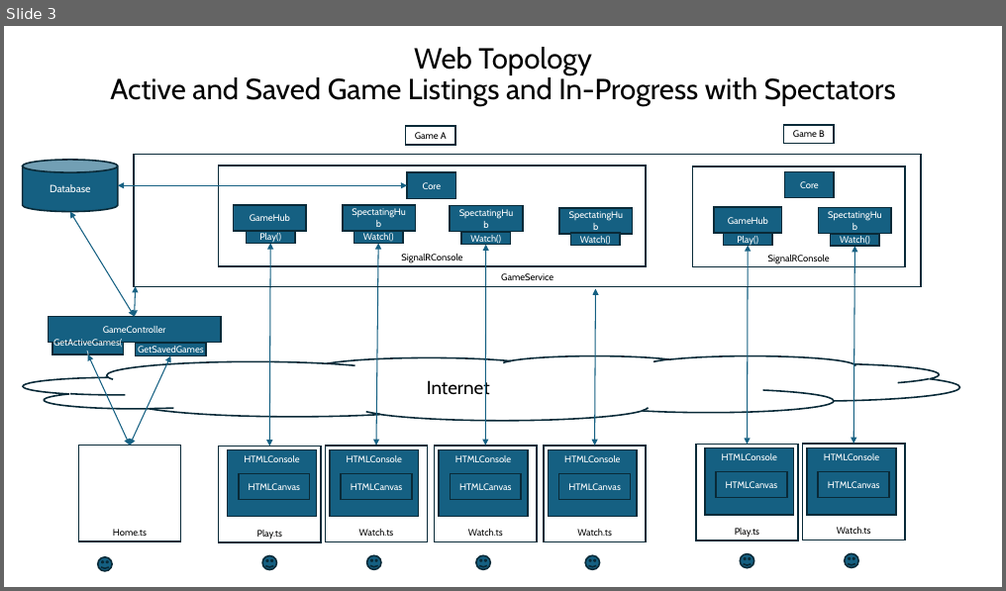
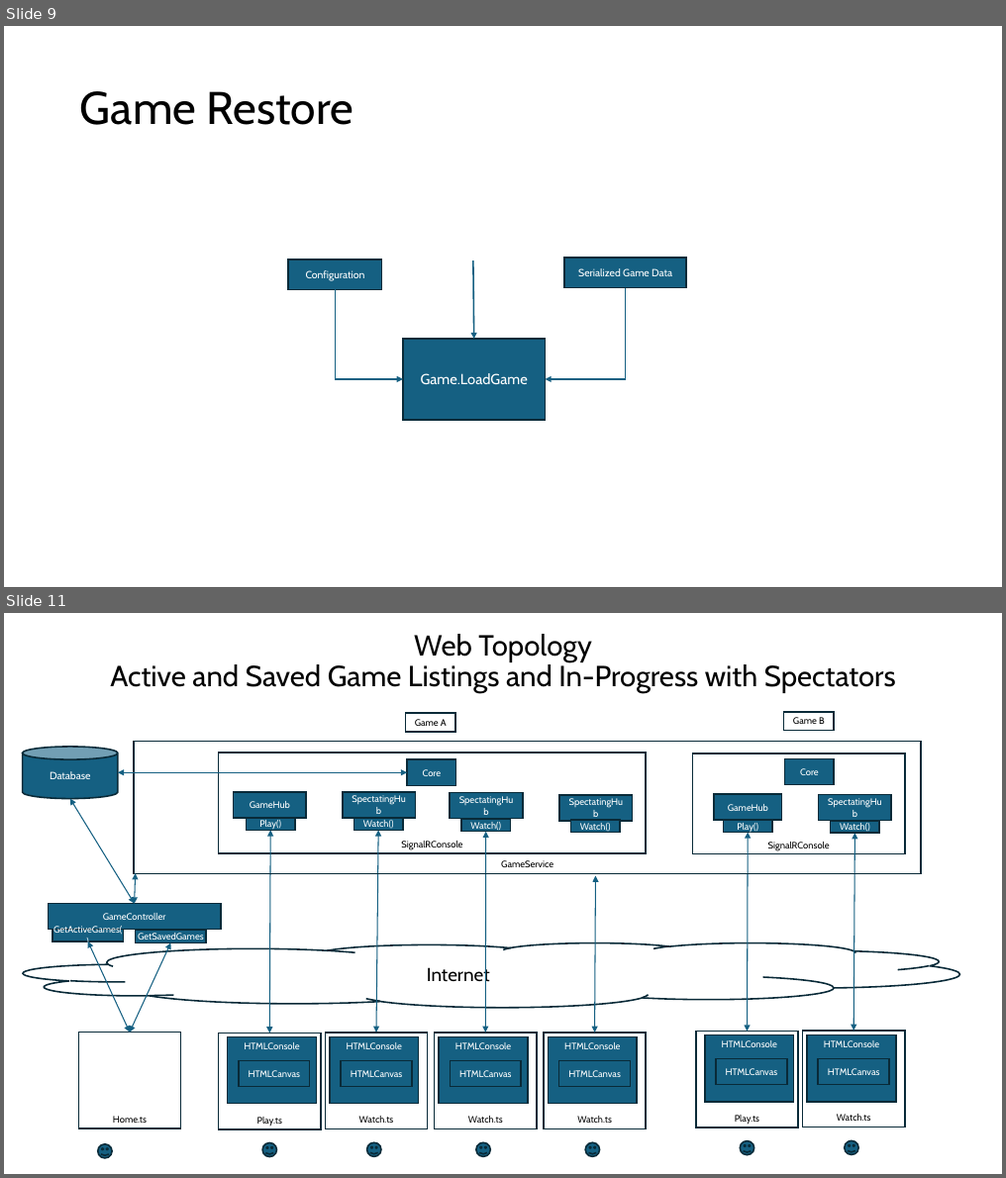
Before and after one commit to marcjohnston/AngbandOS, a slide deck: Documents/Object Property Design and Binding.pptx. Shown one above the other, each under a label of ours: slide 3 before the commit, slides 9 and 11 after it; the slides between them are not shown. The pictures are 1006x591 and 1006x1178 pixels, drawn with LibreOffice and Linux fonts; fonts in the diff are those of the drawing. Boxes give left, top, right and bottom in pixels: in the first picture for what was removed or moved away, otherwise in the second. Text is boxed around its words. In the diff, an @@ line names an element or a change of style, - is before the commit and + after.

```diff
--- a/Documents/Object Property Design and Binding.pptx
+++ b/Documents/Object Property Design and Binding.pptx
@@ slide 9 added at (4, 26, 1002, 587), background #FFFFFF @@
@@ title added at (80, 91, 353, 125), 44 pt, text #000000 @@
+Game Restore
@@ rectangle added at (288, 260, 382, 289), fill #156082, outline #092A39 1.5 pt, 10 pt, text #FFFFFF @@
+Configuration
@@ arrow added from (473, 261) to (474, 339), #156082 1.5 pt @@
@@ rectangle added at (564, 258, 687, 288), fill #156082, outline #092A39 1.5 pt, 10 pt, text #FFFFFF @@
+Serialized Game Data
@@ elbow arrow added from (335, 289) to (403, 379), #156082 1.5 pt @@
@@ elbow arrow added from (626, 288) to (546, 379), #156082 1.5 pt @@
@@ rectangle added at (403, 339, 546, 420), fill #156082, outline #092A39 1.5 pt, 14 pt, text #FFFFFF @@
+Game.LoadGame
@@ what was slide 3 is now slide 11 @@
```
Also in this commit, not shown: 7 other slides added, 1 other file.
